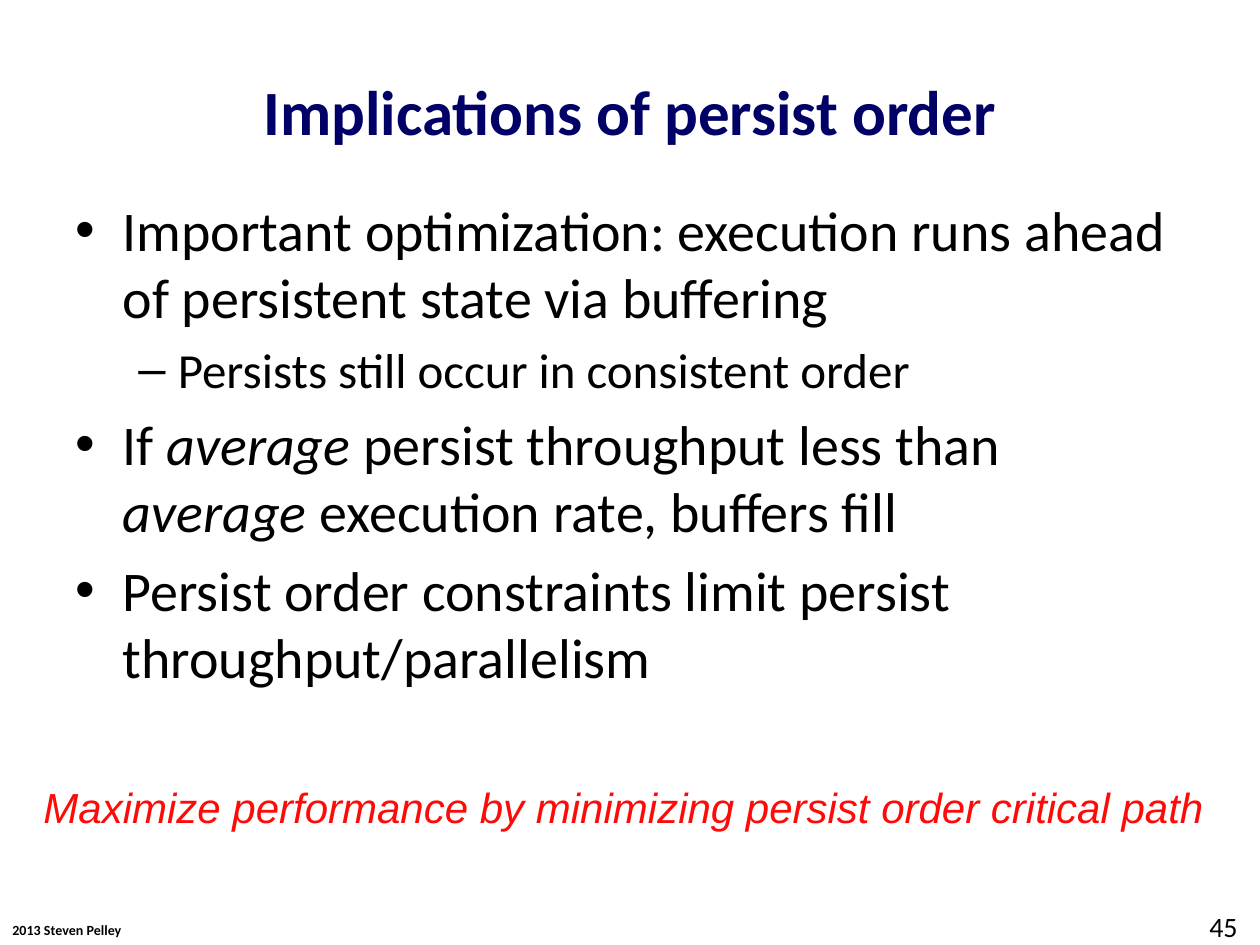
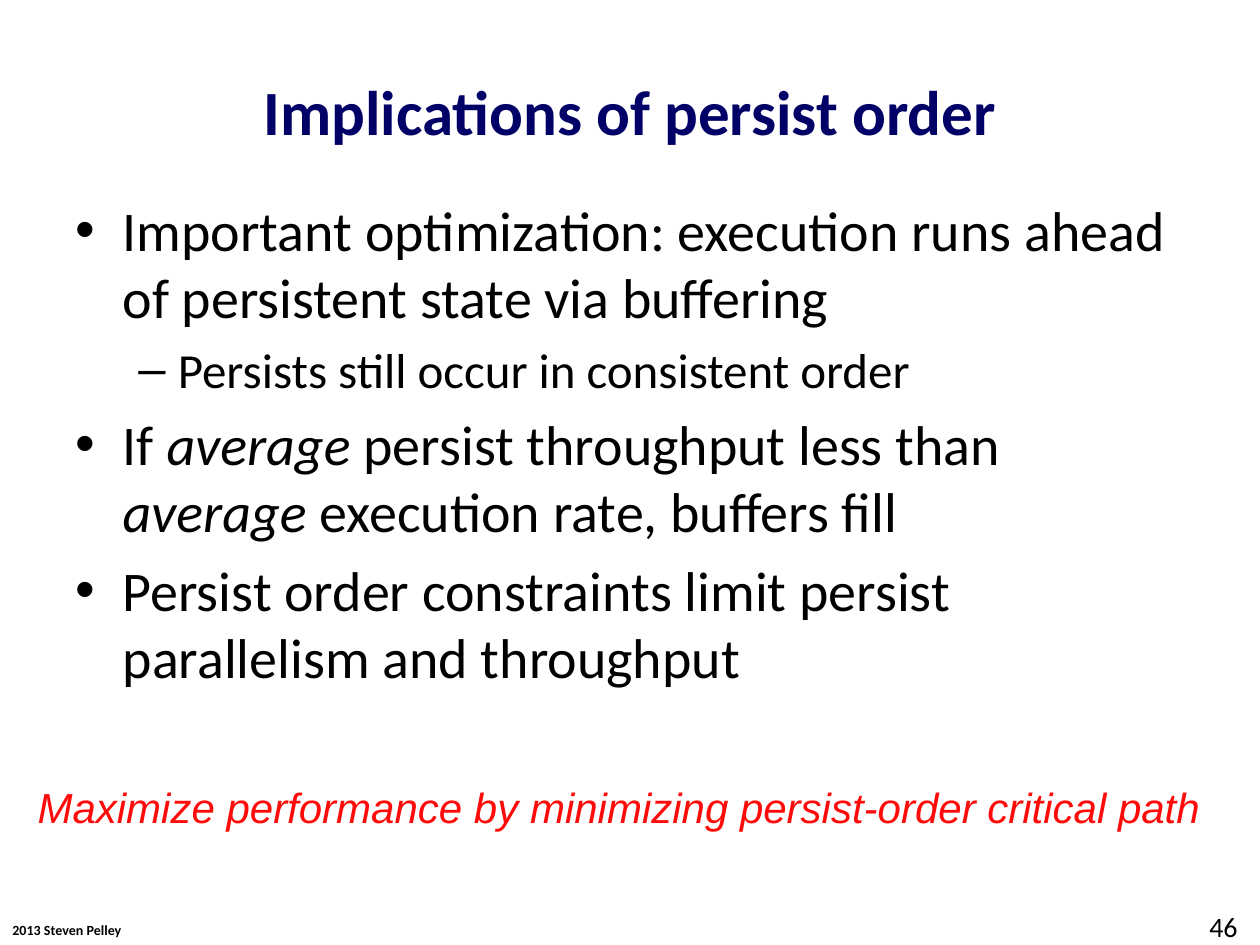
Before and after one commit to Abulila/dissertation, a slide deck: slide 46 of proposal/proposal.pptx (slide 45 before the commit). Drawn at 1260x945 pixels with LibreOffice and Linux fonts; fonts in the diff are those of the drawing; background and template pictures are left out. Boxes give left, top, right and bottom in pixels: in the first picture for what was removed or moved away, otherwise in the second. Text is boxed around its words. In the diff, an @@ line names an element or a change of style, - is before the commit and + after.

```diff
--- a/proposal/proposal.pptx
+++ b/proposal/proposal.pptx
@@ text at (123, 572, 950, 688): text changed @@
-• Persist order constraints limit persist throughput/parallelism
+• Persist order constraints limit persist parallelism and throughput
@@ text at (38, 792, 1200, 831): text changed @@
-Maximize performance by minimizing persist order critical path
+Maximize performance by minimizing persist-order critical path
@@ page number at (1209, 918, 1237, 938): text changed @@
-45
+46
```
Also in this commit, not shown: 24 other slides changed, 3 slides added, 2 slides removed.
